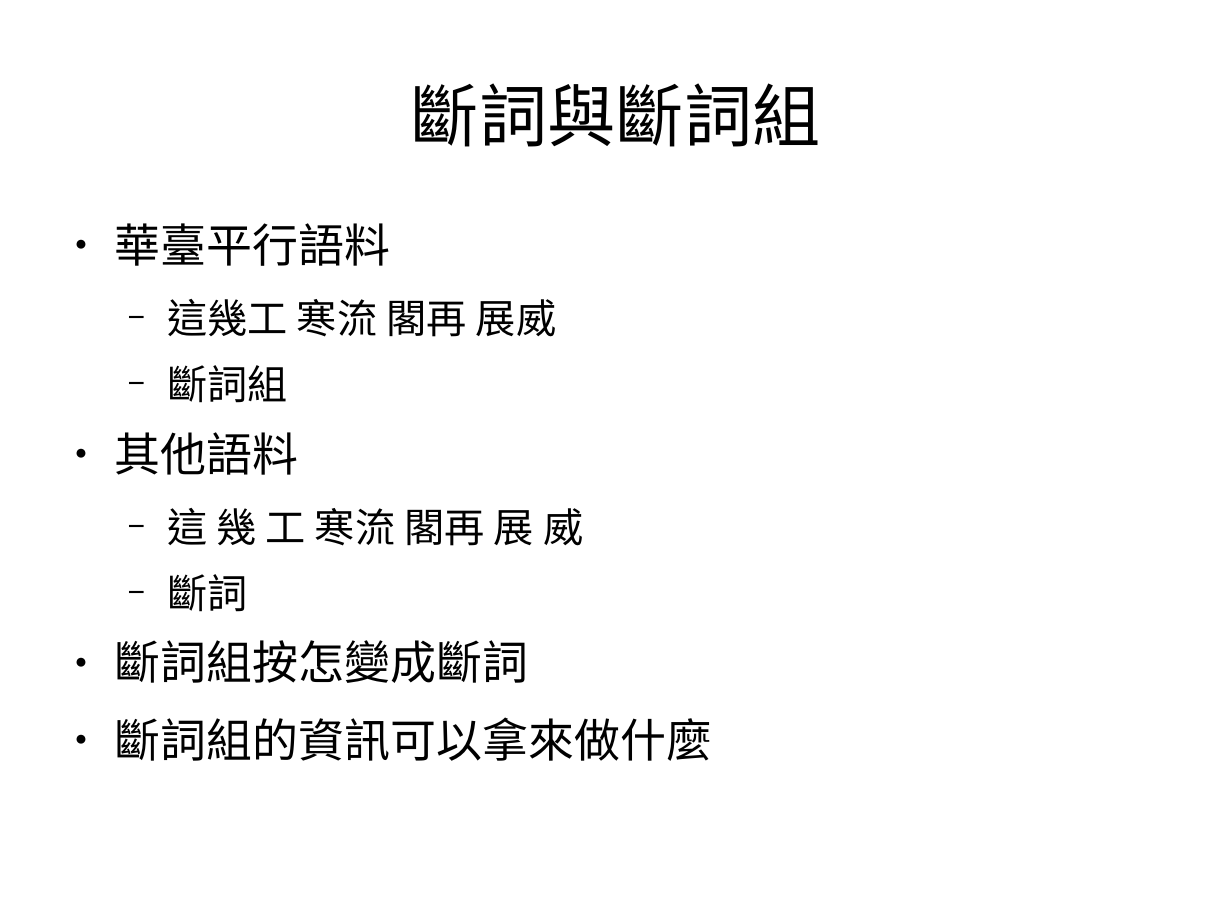
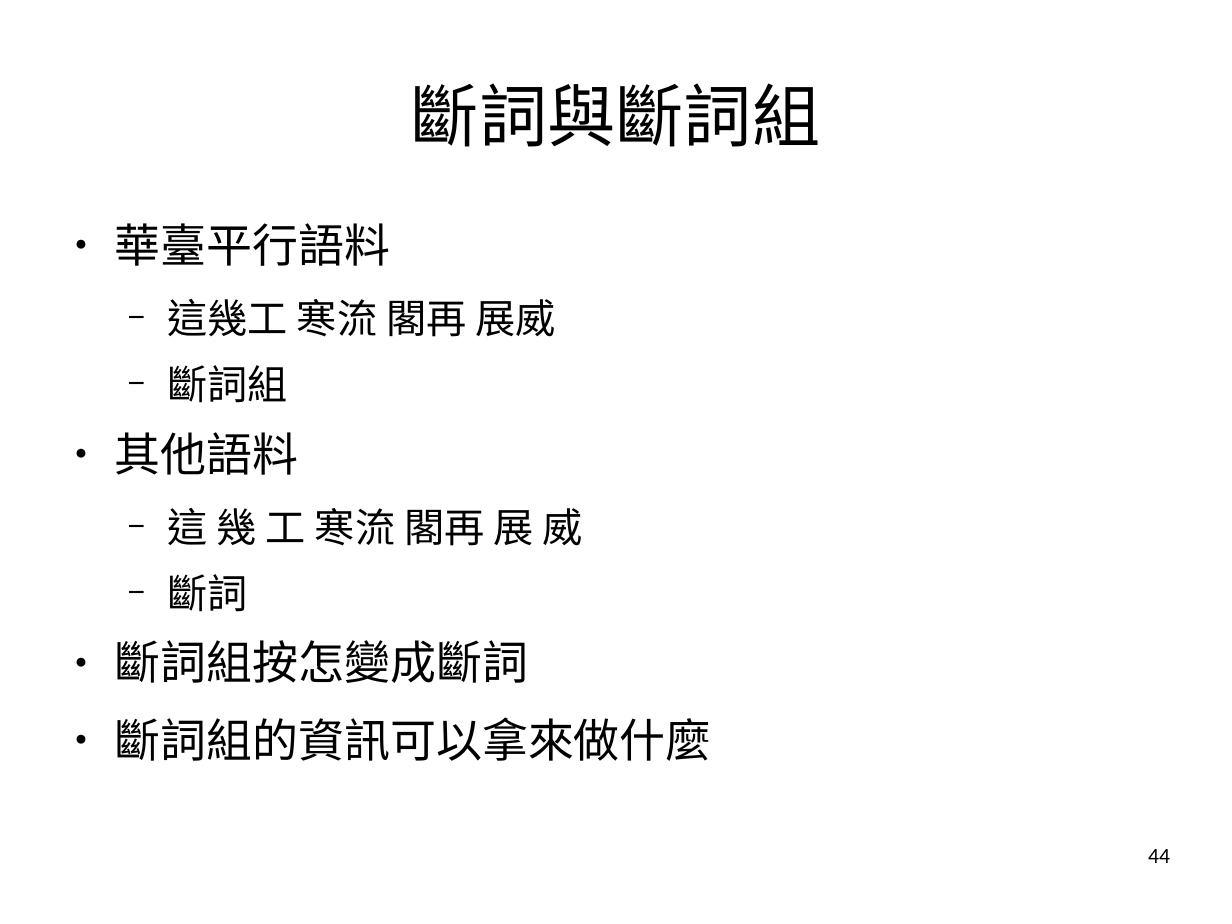
Before and after one commit to sih4sing5hong5/po3-ko3_tau5-iann2-phinn3, a slide deck: slide 44 of 翻譯報告.odp. Drawn at 1232x924 pixels with LibreOffice and Linux fonts; fonts in the diff are those of the drawing. Boxes give left, top, right and bottom in pixels: in the first picture for what was removed or moved away, otherwise in the second. Text is boxed around its words. In the diff, an @@ line names an element or a change of style, - is before the commit and + after.

```diff
--- a/翻譯報告.odp
+++ b/翻譯報告.odp
@@ page number added at bbox=[1148, 849, 1170, 863], 14 pt, text #000000 @@
+44
```
Also in this commit, not shown: 64 other slides changed.
